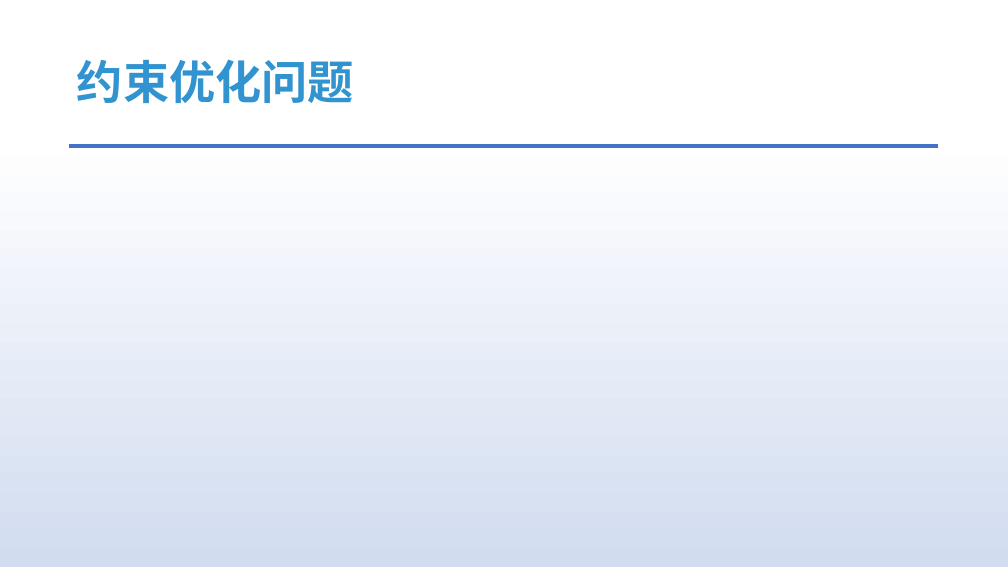
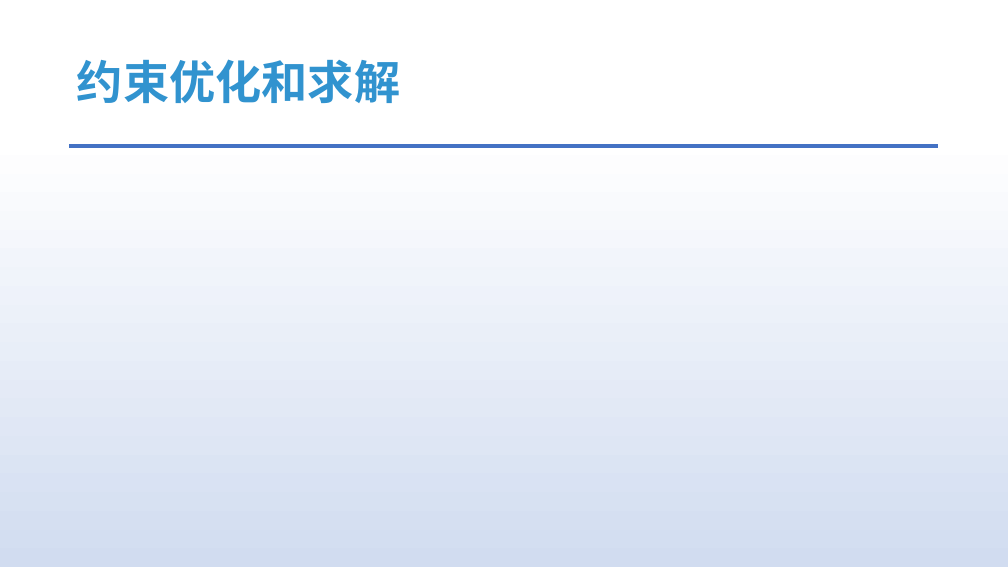
Before and after one commit to answerear/UnityFluid, a slide deck: slide 30 of doc/流体模拟入门分享-Part II.pptx (slide 28 before the commit). Drawn at 1008x567 pixels with LibreOffice and Linux fonts; fonts in the diff are those of the drawing; grey boxes stand for pictures. Boxes give left, top, right and bottom in pixels: in the first picture for what was removed or moved away, otherwise in the second. Text is boxed around its words. In the diff, an @@ line names an element or a change of style, - is before the commit and + after.

```diff
--- a/doc/流体模拟入门分享-Part II.pptx
+++ b/doc/流体模拟入门分享-Part II.pptx
@@ title at (77,59,400,103): text changed @@
-约束优化问题
+约束优化和求解
```
Also in this commit, not shown: 2 other slides changed, 14 slides added, 5 slides removed.
